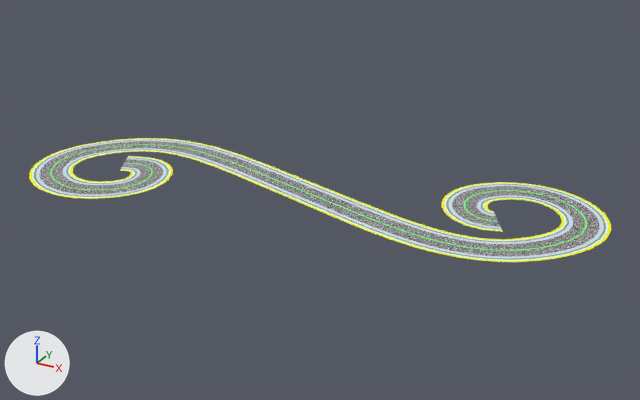
What one commit did to the Blender file materials.blend.
Both versions are drawn from a 50 mm lens placed at (295.0, -383.0, 181.0), pointed at (77.0, 12.0, -17.0). The lights are fixed; the arrows at lower left show +X, +Y and +Z.

The scene before the commit, as lines of its bpy script (objects in view):
```python
ob_bike = bpy.data.objects.new('bike', me_bikemesh)
ob_bike.parent = ob_curlycurve
ob_bike.location = (0.0, 0.0, 0.0)
ob_divider = bpy.data.objects.new('divider', me_dividermesh)
ob_divider.parent = ob_curlycurve
ob_divider.location = (0.0, 0.0, 0.0)
ob_greenway = bpy.data.objects.new('greenway', me_greenwaymesh)
ob_greenway.parent = ob_curlycurve
ob_greenway.location = (0.0, 0.0, 0.0)
ob_gutter = bpy.data.objects.new('gutter', me_guttermesh)
ob_gutter.parent = ob_curlycurve
ob_gutter.location = (0.0, 0.0, 0.0)
ob_lanes = bpy.data.objects.new('lanes', me_lanesmesh)
ob_lanes.parent = ob_curlycurve
ob_lanes.location = (0.0, 0.0, 0.0)
ob_shoulder = bpy.data.objects.new('shoulder', me_shouldermesh)
ob_shoulder.parent = ob_curlycurve
ob_shoulder.location = (0.0, 0.0, 0.0)
ob_sidewalk = bpy.data.objects.new('sidewalk', me_sidewalkmesh)
ob_sidewalk.parent = ob_curlycurve
ob_sidewalk.location = (0.0, 0.0, 0.0)
```
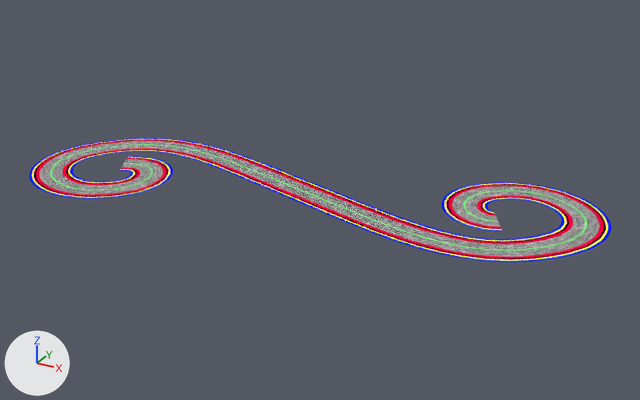
Location of each change, (x1, y1, x2, y2) in pixels of the pictures (640 x 400 px):
'lanes', surface changed: (39, 141, 600, 257) in both
'shoulder', recoloured (white to red): (36, 140, 604, 259) in both
'sidewalk', recoloured (yellow to blue): (29, 138, 611, 262) in both
'greenway', recoloured: (32, 139, 608, 261) in both
'bike', recoloured: (34, 140, 606, 260) in both
'gutter', recoloured: (34, 139, 606, 260) in both

The change, as a list of edits to the scene's bpy script:
```text
Change mat_sidewalkmaterial:
    mat_sidewalkmaterial.base_color: (0.912, 0.916, 0.0225) -> (0.0, 0.00932, 0.916)  # yellow #f5f529 -> blue #0018f5
Change mat_greenwaymaterial:
    mat_greenwaymaterial.base_color: (0.903, 0.91, 0.993) -> (0.993, 0.964, 0.0)  # white #f4f5fe -> yellow #fefb00
Change mat_guttermaterial:
    mat_guttermaterial.base_color: (0.0113, 0.539, 0.836) -> (0.728, 0.0, 0.836)  # cyan #1cc2ec -> pink #de00ec
Change mat_bikematerial:
    mat_bikematerial.base_color: (0.245, 0.453, 0.151) -> (0.0, 0.0, 0.0)  # green #88b36c -> black #000000
Change mat_shouldermaterial:
    mat_shouldermaterial.base_color: (0.662, 0.735, 0.91) -> (0.91, 0.0, 0.0478)  # white #d5dff5 -> pink #f5003e
Change mat_lanesmaterial:
    add n3 = _N.new('ShaderNodeTexCoord'); n3.name = 'Texture Coordinate'
    add n4 = _N.new('ShaderNodeTexVoronoi'); n4.name = 'Voronoi Texture'
    add n4.inputs[2].default_value = 30.2  # 'Scale'
    where n2 = _N.new('ShaderNodeMapping'); n2.name = 'Mapping'
    remove n3 = _N.new('ShaderNodeTexCoord'); n3.name = 'Texture Coordinate'
    remove n4 = _N.new('ShaderNodeTexVoronoi'); n4.name = 'Voronoi Texture'
    add n2.inputs[3].default_value = (21.4, 1.0, 1.0)  # 'Scale'
```
